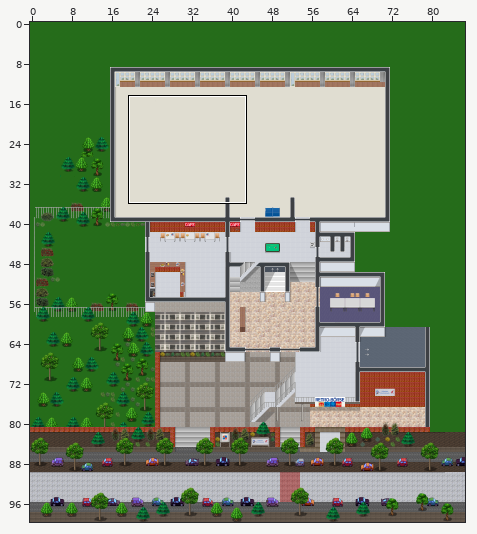
An edit to a level. Tiled map (JSON), map/boerse.json. Above, an overview of the earlier version with the close-up marked.
Close-up. First the earlier version:
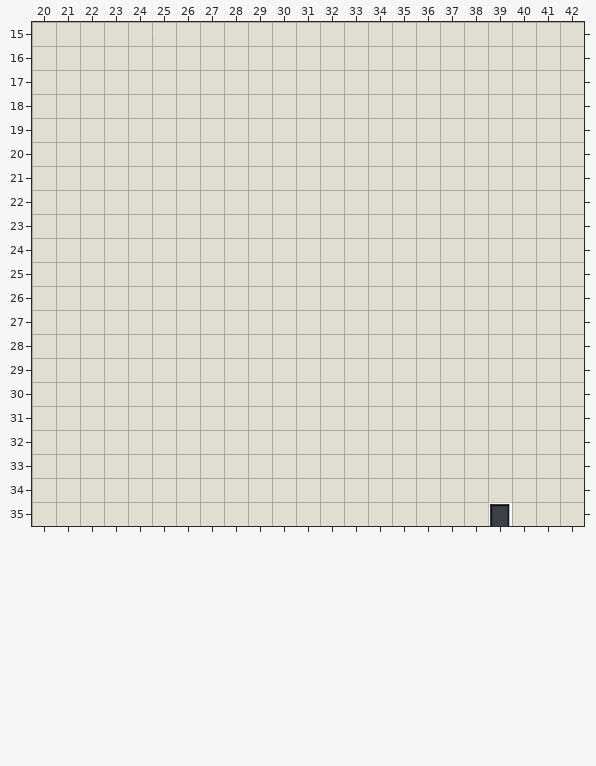
Cells are 32x32 px. Shown: x 20..42, y 15..35. The commit also changed other parts of the map, which this record leaves out.
The same view after the edit:
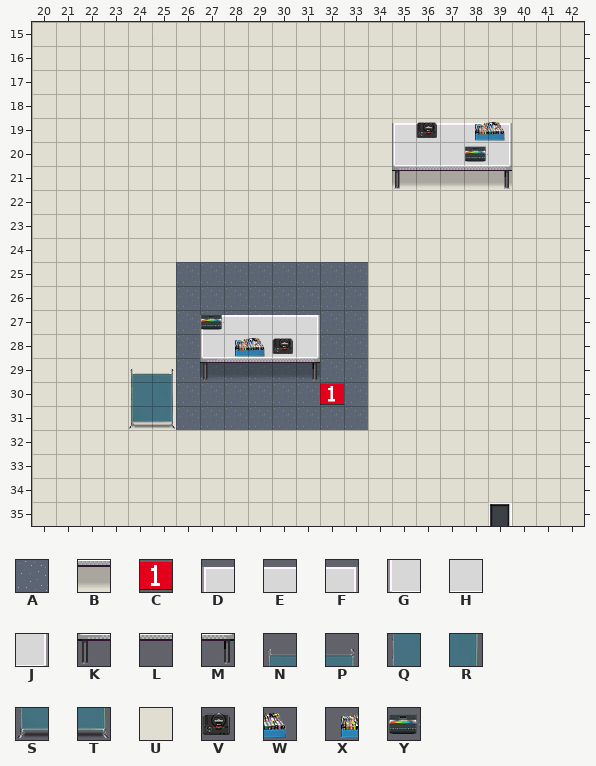
Key: from "Material": A 5, B 87 turned 90; from "Schrift": C 30; from "Wände": D 0, E 1, F 2, G 14, H 15, J 16, K 28, L 29, M 30, N 42, P 43, Q 56, R 57, S 70, T 71; from "vb_raume": U 35; from "vb_tech": V 2, W 56 flipped left-right, X 57 flipped left-right, Y 58.
_ is an empty cell, # one hidden under a higher layer.
See-through tiles are keyed as they look on the map.
Change:
Layer "Fussboden":
y 25..27: x 26..33 UUUUUUUU -> AAAAAAAA
y 28: x 26..33 UUUUUUUU -> A#####AA
y 29..31: x 26..33 UUUUUUUU -> AAAAAAAA
Layer "Schatten":
y 21: x 35..39 _____ -> BBBBB
y 29: x 27..31 _____ -> BBBBB
Layer "Möbel":
y 20: x 35..39 _____ -> GHHHJ
y 21: x 35..39 _____ -> KLLLM
y 28: x 27..31 _____ -> GHHHJ
y 29: x 27..31 _____ -> KLLLM
Layer "override":
y 19: x 35..39 _____ -> DEEEF
y 27: x 27..31 _____ -> DEEEF
y 29: x 24..25 __ -> NP
y 30: x 24..25 __ -> QR
y 31: x 24..25 __ -> ST
Layer "override2":
y 19: x 36 _ -> V; x 38..39 __ -> XW
y 20: x 38 _ -> Y
y 27: x 27 _ -> Y
y 28: x 28..30 ___ -> XWV
y 30: x 32 _ -> C
Where, in picture pixels (left, top, right, bottom), the same in both close-ups:
added: (392, 122, 512, 189)
changed: (129, 262, 368, 430)
